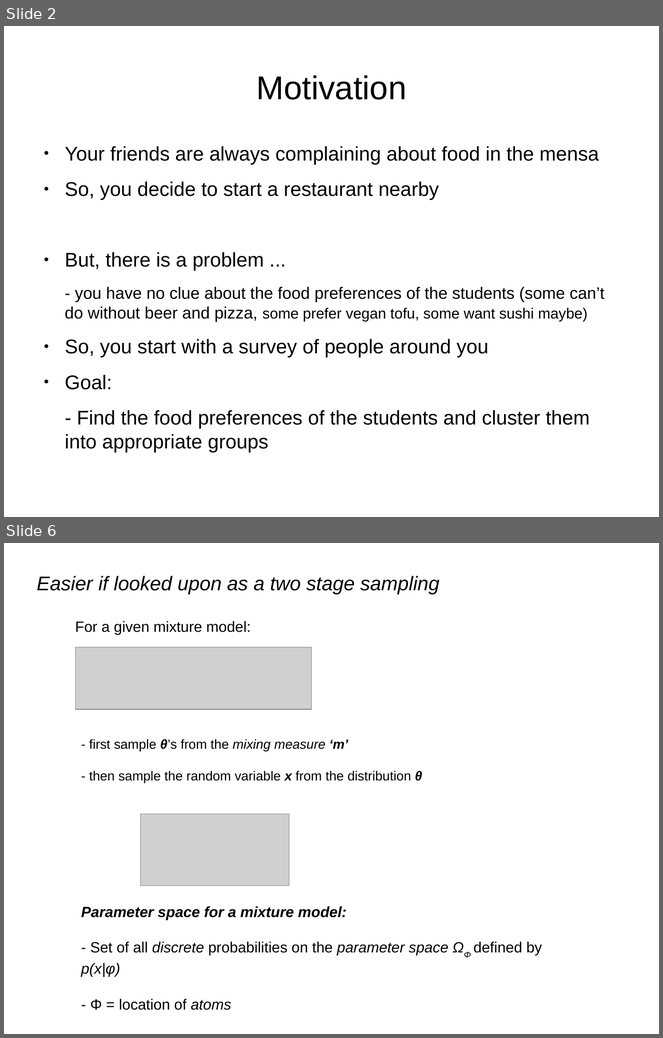
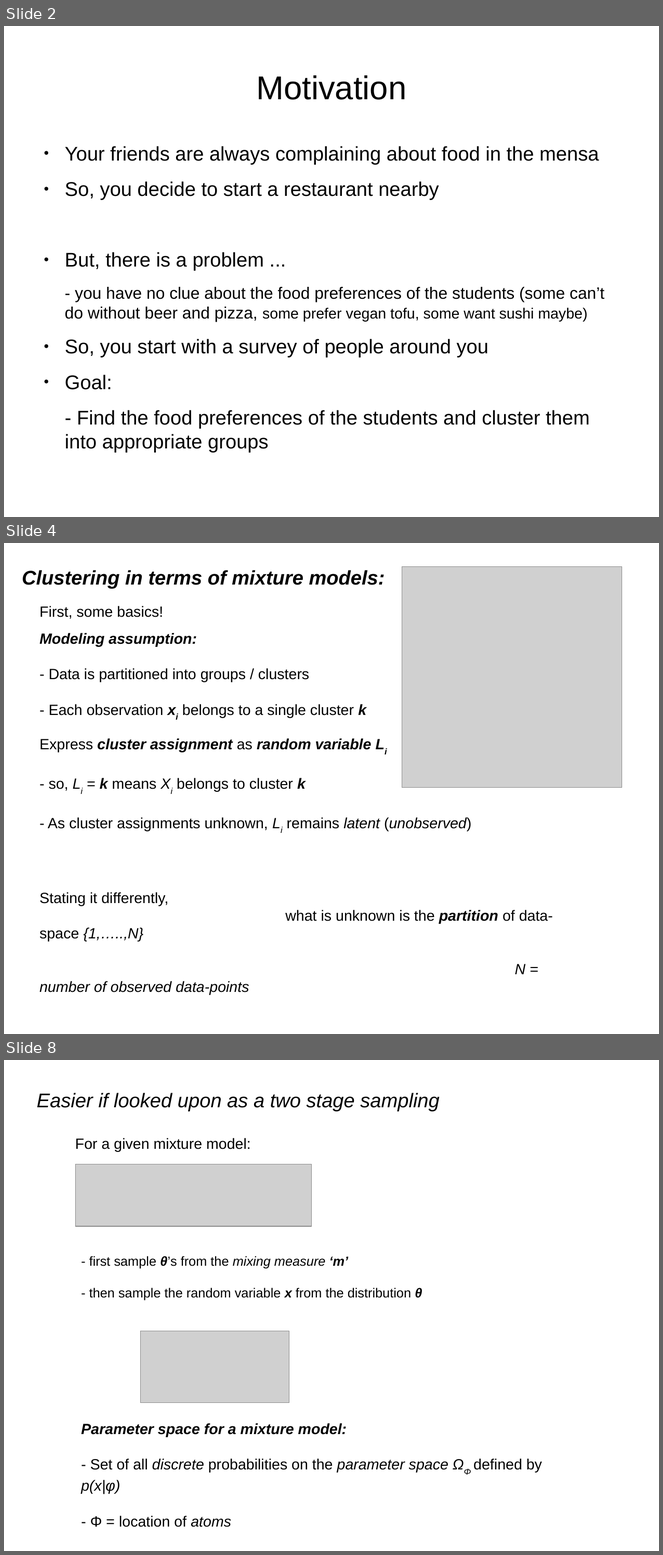
Before and after one commit to afcarl/Dirichlet_Processes, a slide deck: version_2.odp. Shown one above the other, each under a label of ours: slides 2 and 6 before the commit, slides 2, 4 and 8 after it; the slides between them are not shown. The pictures are 663x1038 and 663x1555 pixels, drawn with LibreOffice and Linux fonts; fonts in the diff are those of the drawing; grey boxes stand for pictures. Boxes give left, top, right and bottom in pixels: in the first picture for what was removed or moved away, otherwise in the second. Text is boxed around its words. In the diff, an @@ line names an element or a change of style, - is before the commit and + after.

```diff
--- a/version_2.odp
+++ b/version_2.odp
@@ slide 4 added at (4,543,659,1034), background #FFFFFF @@
@@ title added at (22,570,385,589), 24 pt, text #000000, bold, italic @@
+Clustering in terms of mixture models:
@@ picture added at (402,567,622,788) @@
@@ text added at (39,606,163,619), 18 pt, text #000000 @@
+First, some basics!
@@ text added at (39,633,366,718), 18 pt, text #000000 @@
+Modeling assumption:
+- Data is partitioned into groups / clusters
+- Each observation xi belongs to a single cluster k
@@ text added at (39,739,553,995), 18 pt, text #000000 @@
+Express cluster assignment as random variable Li
+- so, Li = k means Xi belongs to cluster k
+- As cluster assignments unknown, Li remains latent (unobserved)
+Stating it differently,
+what is unknown is the partition of data-space {1,…..,N}
+N = number of observed data-points
@@ what was slide 6 is now slide 8 @@
```
Also in this commit, not shown: 3 slides changed, 2 other slides added, 1 slide removed.
